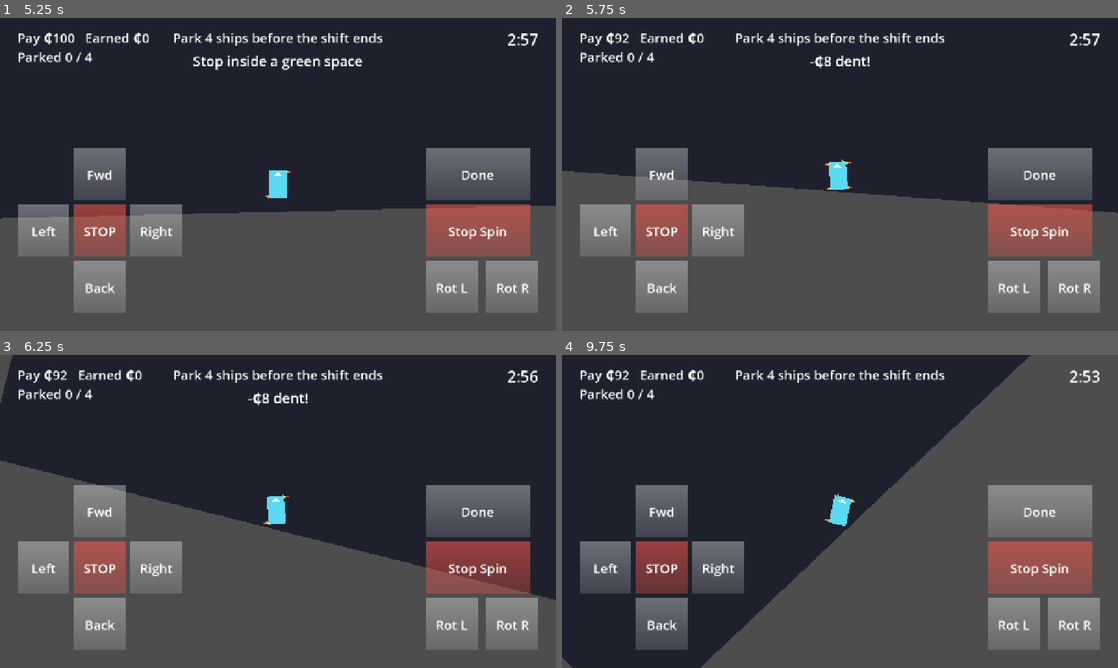
Above: before the commit, frames 1-4 (two rows, left to right).
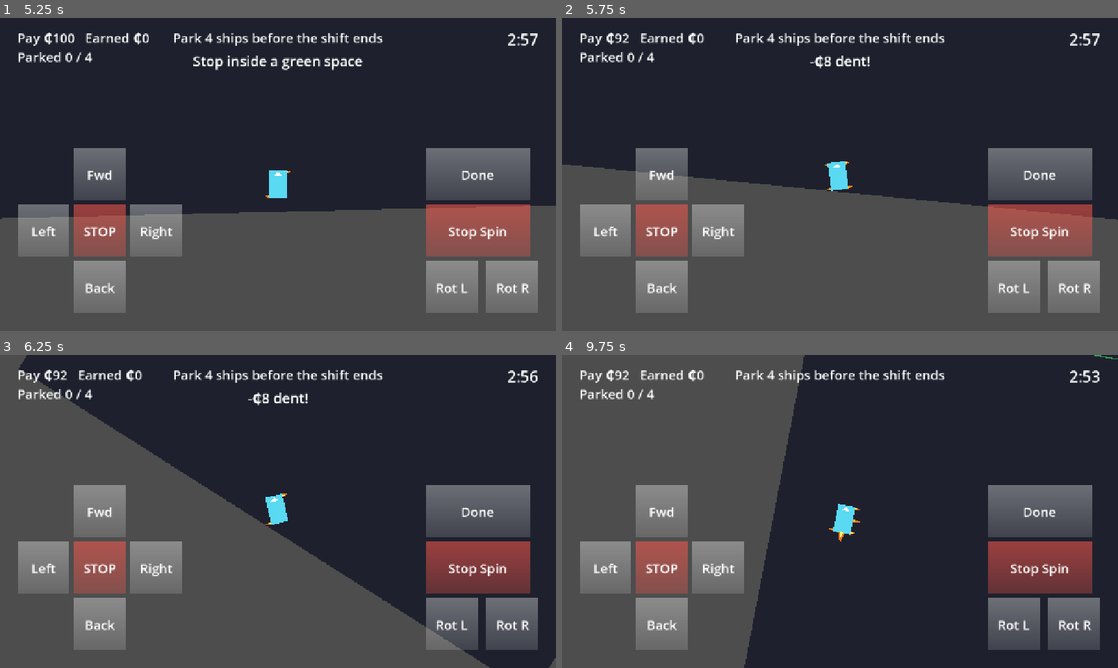
Above: after the commit, the same moments.

Repository: Ennius5/parkin-space
Game: Godot game, scene res://scenes/ui/Title.tscn
Same seed, same stepped clock (60 frames per second), same inputs: the game is played once before the commit and once after it.
Inputs (mouse positions are in pixels of both pictures, inside the frame that each line leads up to):
- Up to frame 1 (5.25 s): tap Enter at 0.5 s; hold E (rotate_right) 0.53-1.25 s; hold R (stop_rotation) 0.53-1.25 s; click (278, 174) at 0.67 s; click "Play Offline" at 1.25 s; click "Level 1 Stars: 0/3" at 2 s; tap A (strafe_left) at 2.75 s; move the mouse to (50, 174) at 2.77 s; hold Space (brake) 2.78-3.53 s; tap R (stop_rotation) at 2.85, 4.35 s; click (50, 174) at 2.92 s; move the mouse to (333, 105) at 3.52 s; hold E (rotate_right) 3.53-4.28 s; hold R (stop_rotation) 3.53-4.28 s; move the mouse to (250, 237) at 4.27 s; hold S (thrust_back) 4.28-5.03 s; click (250, 237) at 4.42 s; move the mouse to (444, 221) at 5.02 s; hold Q (rotate_left) from 5.03 s (still down); hold R (stop_rotation) from 5.03 s (still down)
- Up to frame 2 (5.75 s): keep holding Q (rotate_left); keep holding R (stop_rotation)
- Up to frame 3 (6.25 s): keep holding Q (rotate_left); move the mouse to (111, 464) at 5.77 s; release R (stop_rotation) at 5.78 s; tap R (stop_rotation) at 5.85 s
- Up to frame 4 (9.75 s): move the mouse to (867, 511) at 6.52 s; release Q (rotate_left) at 6.53 s; hold Space (brake) 6.53-7.28 s; hold R (stop_rotation) 6.53-7.28 s; click (867, 511) at 6.67 s; move the mouse to (756, 433) at 7.27 s; hold E (rotate_right) 7.28-8.03 s; tap R (stop_rotation) at 7.35, 8.85 s; move the mouse to (962, 495) at 8.02 s; hold S (thrust_back) 8.03-8.78 s; hold R (stop_rotation) 8.03-8.78 s; move the mouse to (728, 527) at 8.77 s; hold E (rotate_right) 8.78-9.53 s; click (728, 527) at 8.92 s; move the mouse to (895, 442) at 9.52 s; hold Space (brake) from 9.53 s (still down); hold R (stop_rotation) from 9.53 s (still down)

Frame 1 is identical in both runs. In frame 2, 0.8% of the frame differs, in the area x 0-100%, y 45-65%; in frame 3, 16%; in frame 4, 80%, in the area x 0-100%, y 0-100%.

Commit message:
fix: Stop Spin uses rotation thrusters only
The freighter stopped spinning ~7x faster than it could spin up, and its
main engines showed flames during Stop Spin without moving the ship.

Co-Authored-By: Claude Opus 5.5 <noreply@anthropic.com>

Diff:
--- a/scripts/actors/Ship.gd
+++ b/scripts/actors/Ship.gd
@@ -7,6 +7,7 @@
 signal selected(ship: Ship)
 
 const DRIVE_ACTIONS := ["thrust_forward", "thrust_back", "strafe_left", "strafe_right", "rotate_left", "rotate_right"]
+const ROTATE_ACTIONS: PackedStringArray = ["rotate_left", "rotate_right"]
 const CLASS_COLORS := {
 	ShipSpec.ShipClass.LIGHT: Color(0.35, 0.85, 0.95),
 	ShipSpec.ShipClass.MEDIUM: Color(0.98, 0.85, 0.3),
@@ -74,12 +75,12 @@
 			firing.append(i)
 		elif braking and t.push_along(against_drift) > 0.0:
 			firing.append(i)  # brake thrusters only show a flame; _integrate_forces does the braking
-		elif stopping_spin and t.torque_about(spec.center_of_mass) * spin_sign > 0.0:
+		elif stopping_spin and t.fires_for(ROTATE_ACTIONS) and t.torque_about(spec.center_of_mass) * spin_sign > 0.0:
 			firing.append(i)
 
 
-## STOP and Stop Spin get their strength from the thrusters that oppose the drift or spin,
-## and change velocity directly so they never add spin or side force.
+## STOP gets its strength from the thrusters that oppose the drift; Stop Spin from the rotation
+## thrusters that oppose the spin. Both change velocity directly so they never add spin or side force.
 func _integrate_forces(state: PhysicsDirectBodyState2D) -> void:
 	if not is_driven:
 		return
@@ -93,7 +94,8 @@
 		var spin_sign := -signf(state.angular_velocity)
 		var spin_torque := 0.0
 		for t in spec.thrusters:
-			spin_torque += maxf(0.0, t.torque_about(spec.center_of_mass) * spin_sign)
+			if t.fires_for(ROTATE_ACTIONS):
+				spin_torque += maxf(0.0, t.torque_about(spec.center_of_mass) * spin_sign)
 		state.angular_velocity = move_toward(state.angular_velocity, 0.0, spin_torque * state.inverse_inertia * state.step)
 
 
--- a/tests/test_ship.gd
+++ b/tests/test_ship.gd
@@ -286,3 +286,27 @@
 	_release_all()
 	assert_eq(firing.size(), 0)
 	ship.queue_free()
+
+
+func test_stop_spin_uses_rotation_thrusters_only() -> void:
+	var ship := _spawn("heavy_freighter")
+	ship.angular_velocity = 1.0
+	ship.set_driven(true)
+	Input.action_press("stop_rotation")
+	await _frames(3)
+	var firing := ship.firing
+	_release_all()
+	assert_true(firing.size() > 0, "no spin flames")
+	for i in firing:
+		var actions := ship.spec.thrusters[i].actions
+		assert_true(actions.has("rotate_left") or actions.has("rotate_right"), "thruster %d: %s" % [i, actions])
+	ship.queue_free()
+
+
+func test_freighter_is_slow_to_stop_spinning() -> void:
+	var ship := _spawn("heavy_freighter")
+	ship.angular_velocity = 1.0
+	var n := await _frames_until(ship, "stop_rotation",
+		func() -> bool: return absf(ship.angular_velocity) < ParkingRules.MAX_PARK_SPIN)
+	assert_true(n > 90, "stopped in %d frames" % n)
+	ship.queue_free()
Not shown, changed: docs/GDD.md
Not shown, changed: docs/superpowers/plans/2026-11-01-thruster-ships.md
